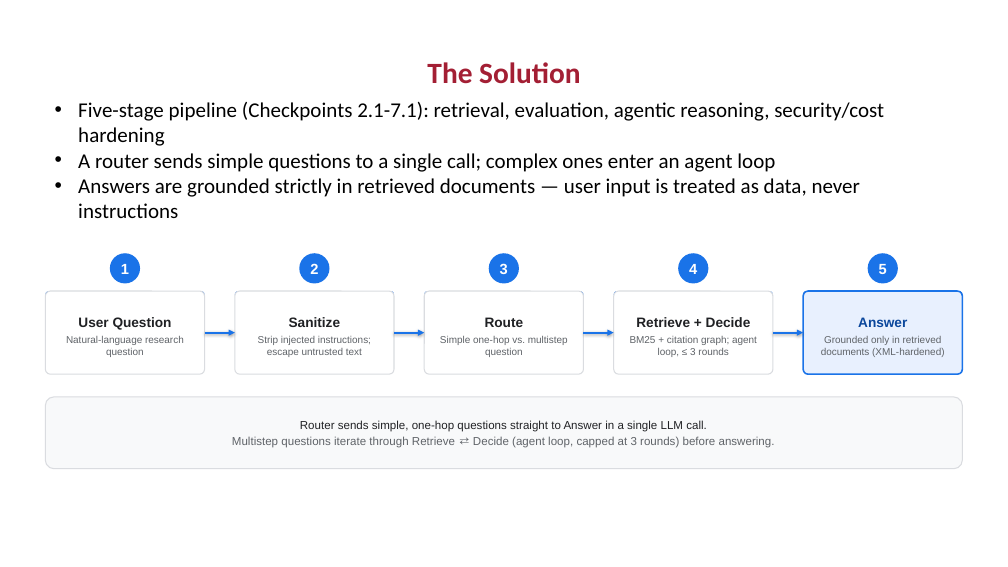
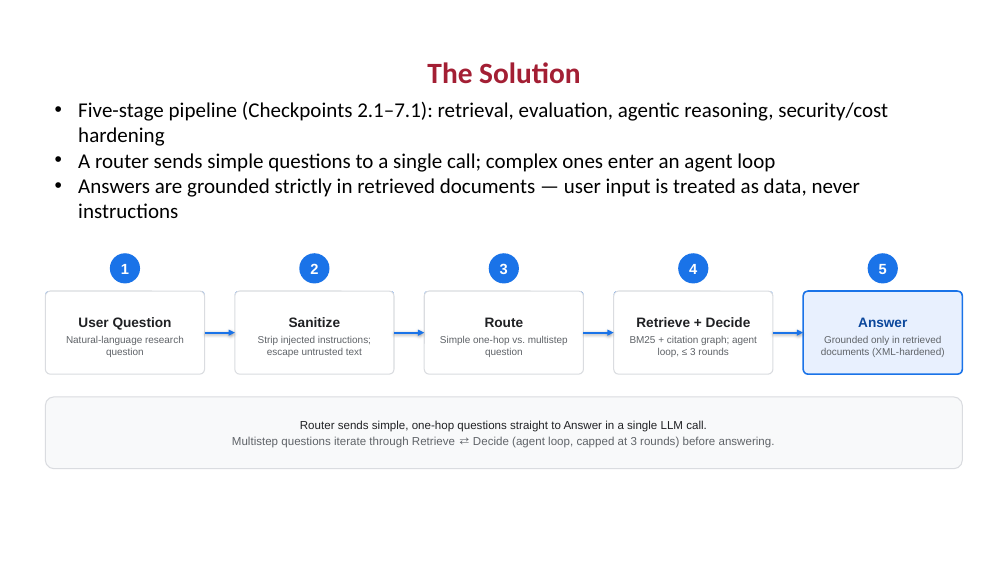
Before and after one commit to slakhwa/mit-rag-context-eng-capstone, a slide deck: slide 4 of Capstone Checkpoint 8.1/Capstone_Design_Review_Presentation_completed.pptx. Drawn at 1008x567 pixels with LibreOffice and Linux fonts; fonts in the diff are those of the drawing; background and template pictures are left out. Boxes give left, top, right and bottom in pixels: in the first picture for what was removed or moved away, otherwise in the second. Text is boxed around its words. In the diff, an @@ line names an element or a change of style, - is before the commit and + after.

```diff
--- a/Capstone Checkpoint 8.1/Capstone_Design_Review_Presentation_completed.pptx
+++ b/Capstone Checkpoint 8.1/Capstone_Design_Review_Presentation_completed.pptx
@@ text at (78, 102, 888, 146): text changed @@
-• Five-stage pipeline (Checkpoints 2.1-7.1): retrieval, evaluation, agentic reasoning, security/cost hardening
+• Five-stage pipeline (Checkpoints 2.1–7.1): retrieval, evaluation, agentic reasoning, security/cost hardening
```
Also in this commit, not shown: 3 other slides changed, 1 other file.
